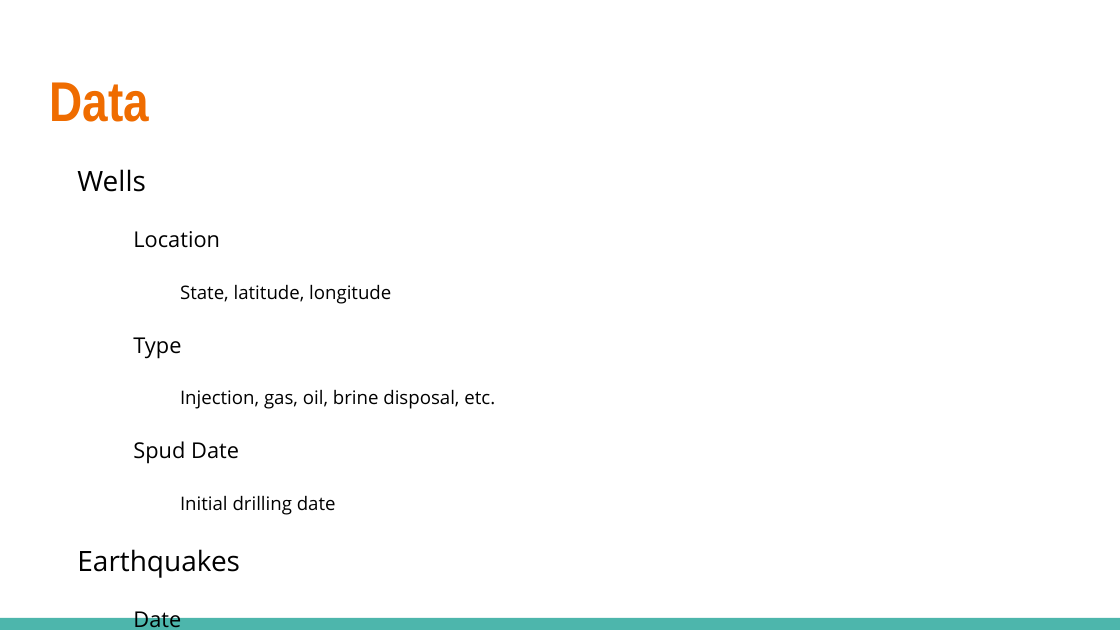
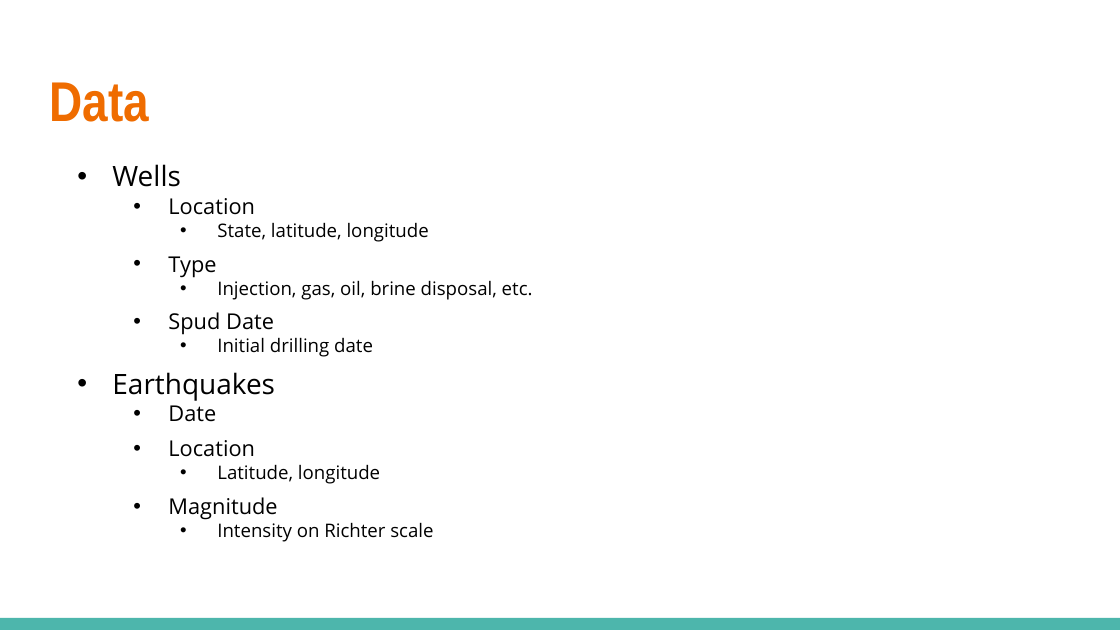
Before and after one commit to dillonthederp/Wolverines, a slide deck: slide 11 of Wolverines PowerPoint.pptx. Drawn at 1120x630 pixels with LibreOffice and Linux fonts; fonts in the diff are those of the drawing. Boxes give left, top, right and bottom in pixels: in the first picture for what was removed or moved away, otherwise in the second. Text is boxed around its words. In the diff, an @@ line names an element or a change of style, - is before the commit and + after.

Commit message:
Fixed formatting problems

```diff
--- a/Wolverines PowerPoint.pptx
+++ b/Wolverines PowerPoint.pptx
@@ text at [112, 164, 533, 520]: bullet none to •; line spacing 1.15 to 1; less space between paragraphs @@
@@ text at [217, 522, 433, 542]: text changed @@
-    Wobble factor
+    • Intensity on Richter scale
```
Also in this commit, not shown: 13 other slides changed.
